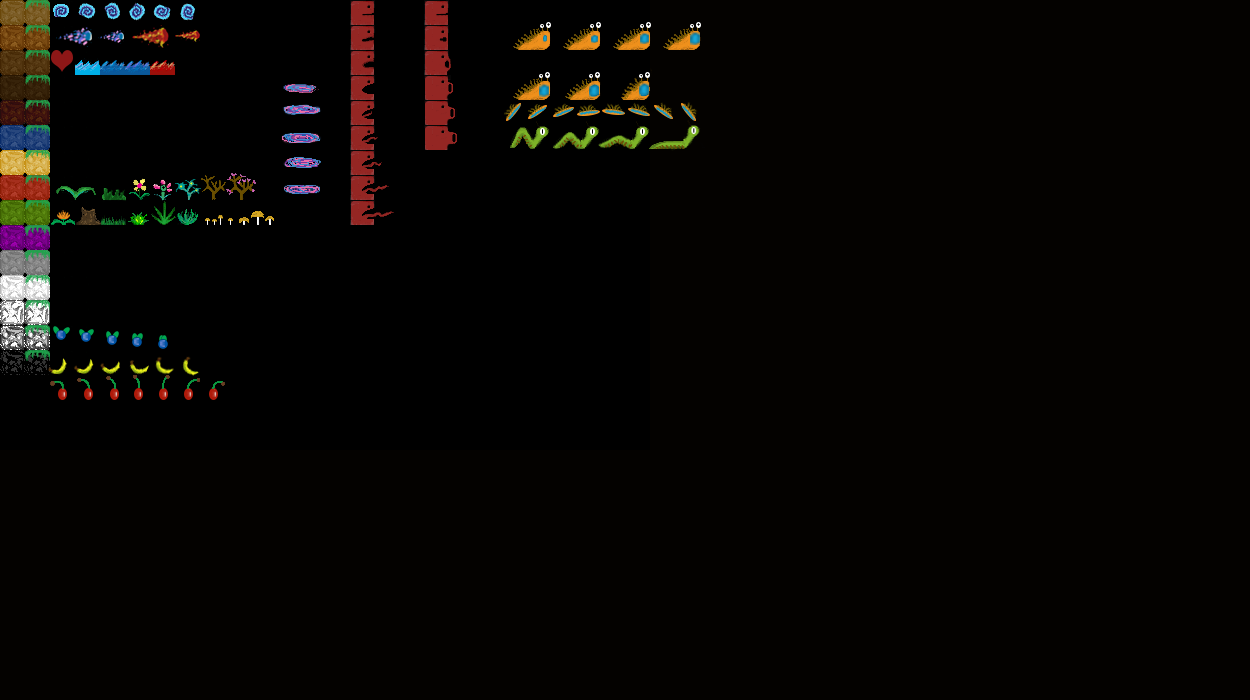
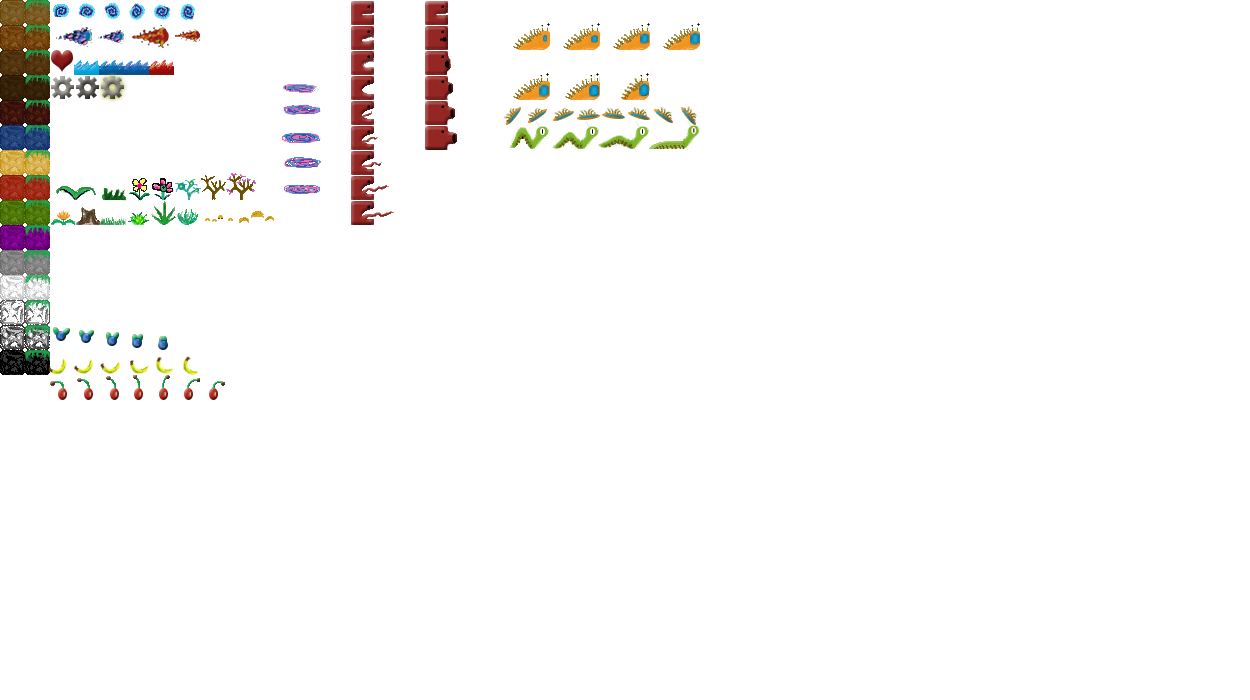
The second w=1250, h=700 image is a revision of the first. Changes to its layers:
added layer "BerryOne copy" (97%) in group "FinnishBerry" over <box>50,375,225,400</box>
added layer "mergedBlueBerries" in group "BlueBerryWithWings" over <box>53,327,168,350</box>
added layer "mergedShoot" in group "SwirlMouth" over <box>424,0,460,150</box>
hid "swirlAttack0" over <box>424,0,449,25</box>
hid "swirlAttack1" over <box>424,25,449,50</box>
hid "swirlAttack2" over <box>424,50,451,75</box>
hid "swirlAttack4" over <box>424,75,460,100</box>
hid "swirlAttack5" over <box>424,97,460,125</box>
hid "swirlAttack6.0" over <box>424,122,460,150</box>
added layer "merged" in group "Tongue" over <box>350,0,394,225</box>
hid "tongue-4" over <box>350,0,375,25</box>
hid "tongue-3" over <box>350,25,375,50</box>
hid "tongue-2" over <box>350,50,375,75</box>
hid "tongue1" over <box>350,125,378,150</box>
hid "tongue2" over <box>350,150,382,175</box>
hid "tongue3" over <box>350,175,389,200</box>
hid "tongue4" over <box>350,200,394,225</box>
added layer "HairDisk copy" in group "Enemies" over <box>504,105,698,125</box>
hid group "HairDisk" (32 layers) over <box>504,101,698,121</box>
added layer "eye copy" in group "EC0" over <box>510,121,555,149</box>
hid "body" (4th of 4, in "Enemies" › "EyeCreeper" › "EC0") over <box>510,121,549,149</box>
added layer "mergedWater" in group "water" over <box>74,58,174,75</box>
hid "water" (2nd of 2, in "water") over <box>75,58,150,75</box>
hid "Layer 0" over <box>0,0,1250,700</box>
…and 23 more changes (3 added, 1 blend, 19 visibility)
